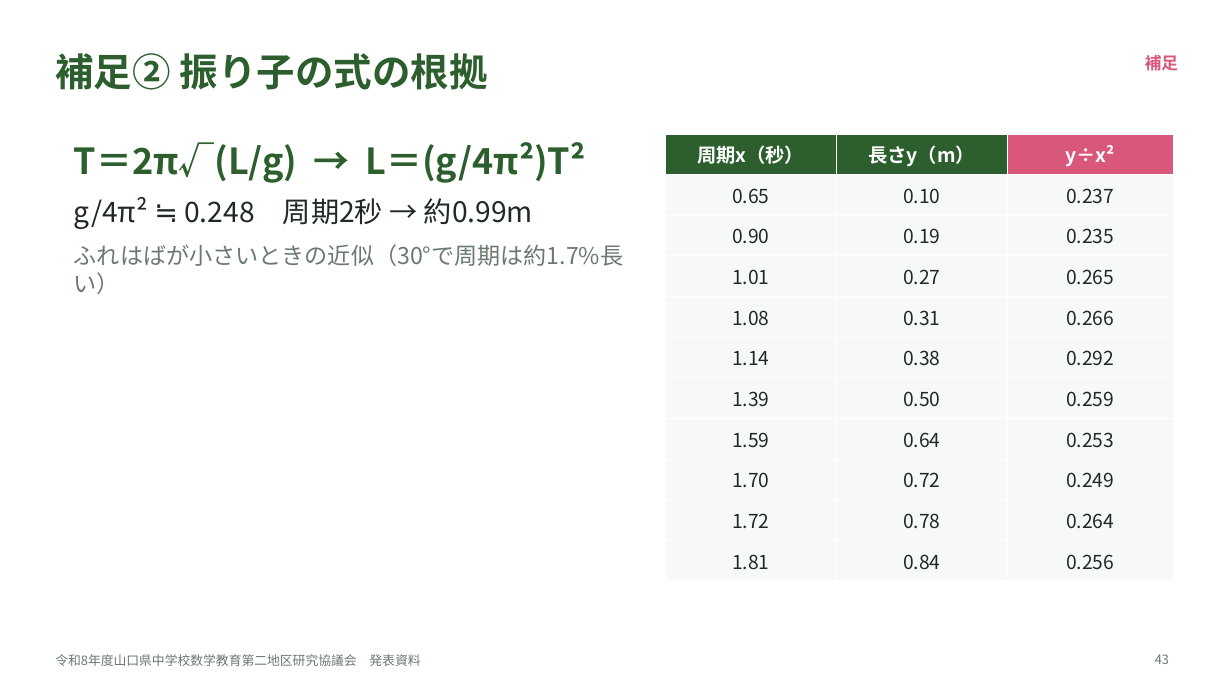
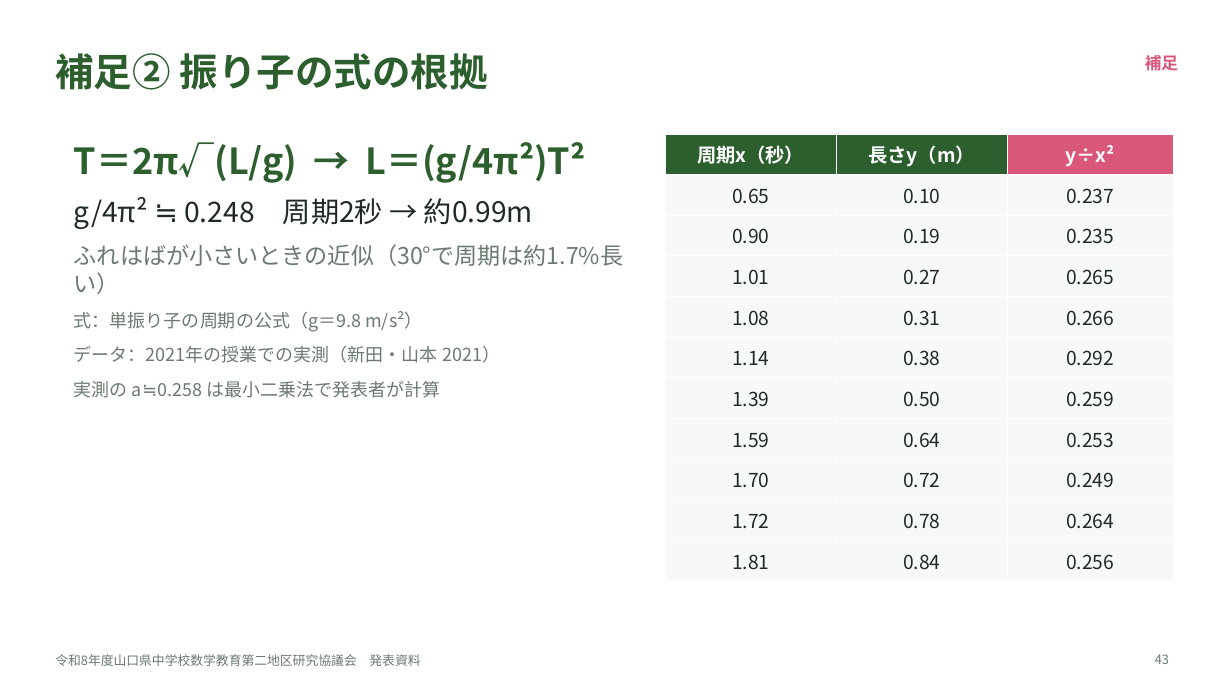
Before and after one commit to margiela14th-sudo/my-ai-project, a slide deck: slide 43 of 07_完成資料/県大会発表_生成AI授業再構築.pptx. Drawn at 1232x693 pixels with LibreOffice and Linux fonts; fonts in the diff are those of the drawing. Boxes give left, top, right and bottom in pixels: in the first picture for what was removed or moved away, otherwise in the second. Text is boxed around its words. In the diff, an @@ line names an element or a change of style, - is before the commit and + after.

```diff
--- a/07_完成資料/県大会発表_生成AI授業再構築.pptx
+++ b/07_完成資料/県大会発表_生成AI授業再構築.pptx
@@ text at (74,311,500,398): paragraphs added @@
+式：単振り子の周期の公式（g＝9.8 m/s²）
+データ：2021年の授業での実測（新田・山本 2021）
+実測の a≒0.258 は最小二乗法で発表者が計算
```
Also in this commit, not shown: 11 other slides changed, 10 other files.
